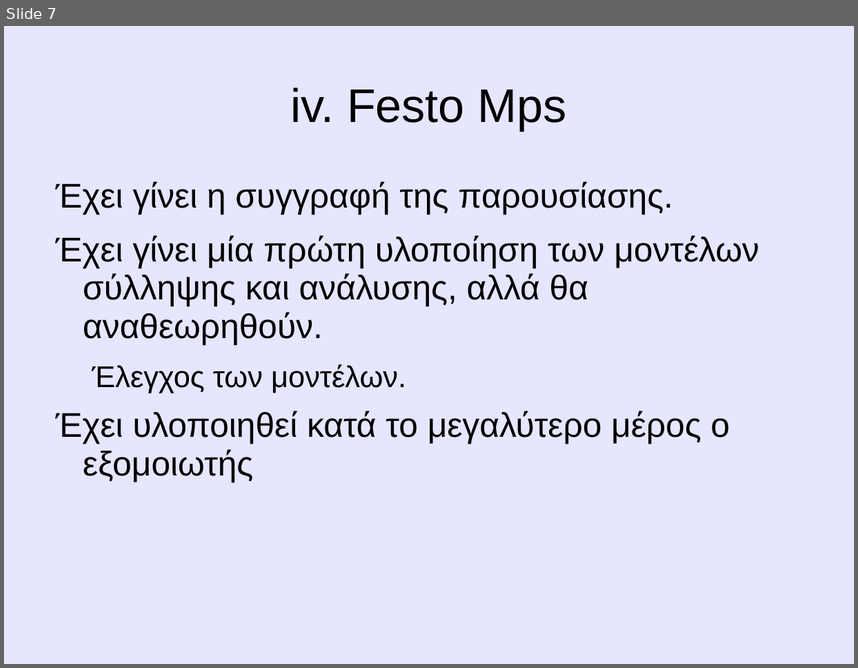
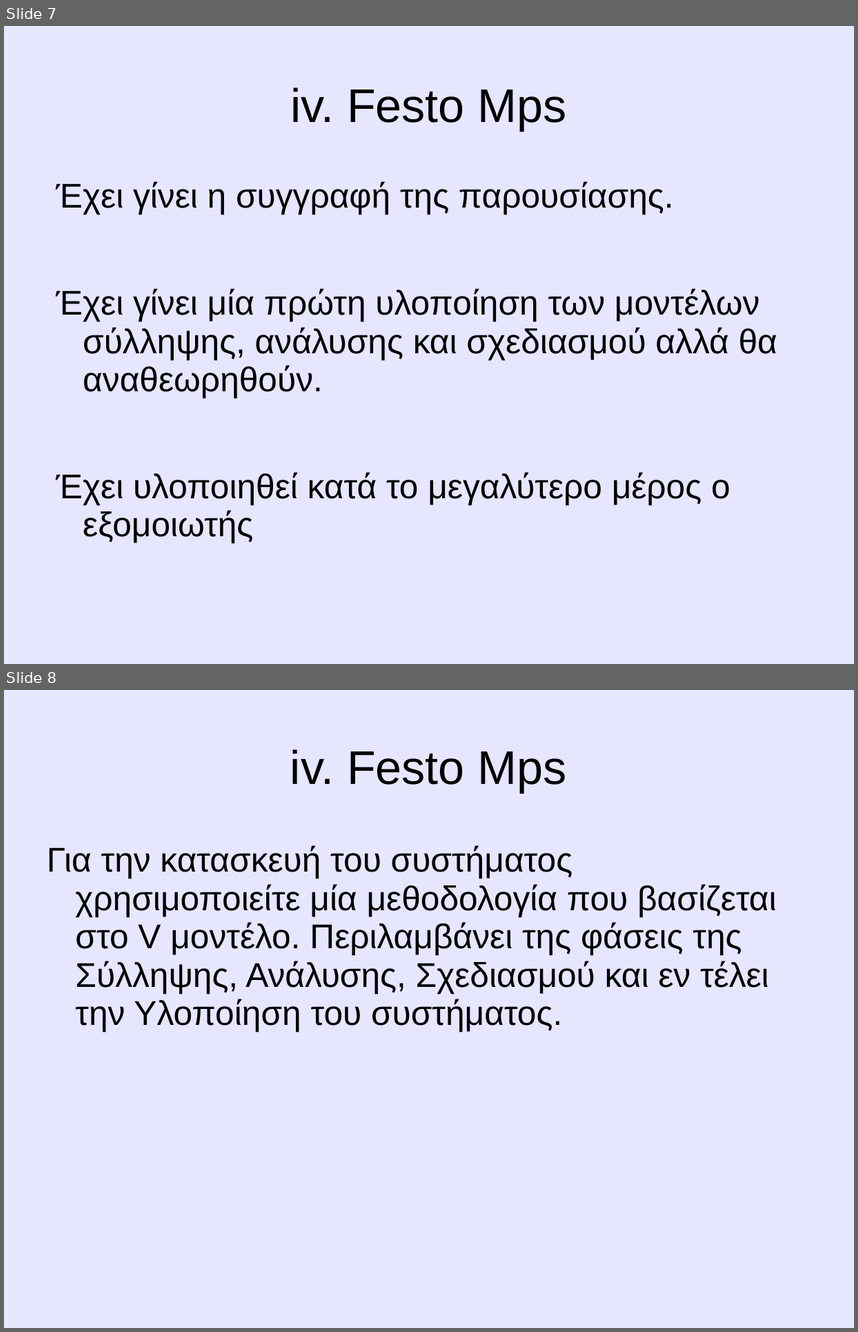
Before and after one commit to amolofos/Thesis, a slide deck: Παρουσίαση/ΠαρουσίασηΔιπλωματικής[08-2012].ppt. Shown one above the other, each under a label of ours: slide 7 before the commit, slides 7 and 8 after it. The pictures are 858x668 and 858x1332 pixels, drawn with LibreOffice and Linux fonts; fonts in the diff are those of the drawing. Boxes give left, top, right and bottom in pixels: in the first picture for what was removed or moved away, otherwise in the second. Text is boxed around its words. In the diff, an @@ line names an element or a change of style, - is before the commit and + after.

```diff
--- a/Παρουσίαση/ΠαρουσίασηΔιπλωματικής[08-2012].ppt
+++ b/Παρουσίαση/ΠαρουσίασηΔιπλωματικής[08-2012].ppt
@@ slide 8 added at (4,690,854,1328), background #E6E6FF @@
@@ title added at (290,749,567,793), 44 pt, text #000000 @@
+iv. Festo Mps
@@ text added at (47,845,777,1032), 32 pt, text #000000 @@
+Για την κατασκευή του συστήματος χρησιμοποιείτε μία μεθοδολογία που βασίζεται στο V μοντέλο. Περιλαμβάνει της φάσεις της Σύλληψης, Ανάλυσης, Σχεδιασμού και εν τέλει την Υλοποίηση του συστήματος.
@@ slide 7 changed as well @@
@@ text at (56,288,777,398): text changed @@
-Έχει γίνει μία πρώτη υλοποίηση των μοντέλων σύλληψης και ανάλυσης, αλλά θα αναθεωρηθούν.
-  Έλεγχος των μοντέλων.
+Έχει γίνει μία πρώτη υλοποίηση των μοντέλων σύλληψης, ανάλυσης και σχεδιασμού αλλά θα αναθεωρηθούν.
```
Also in this commit, not shown: 4 other slides changed, 23 other slides added, 19 other files.
